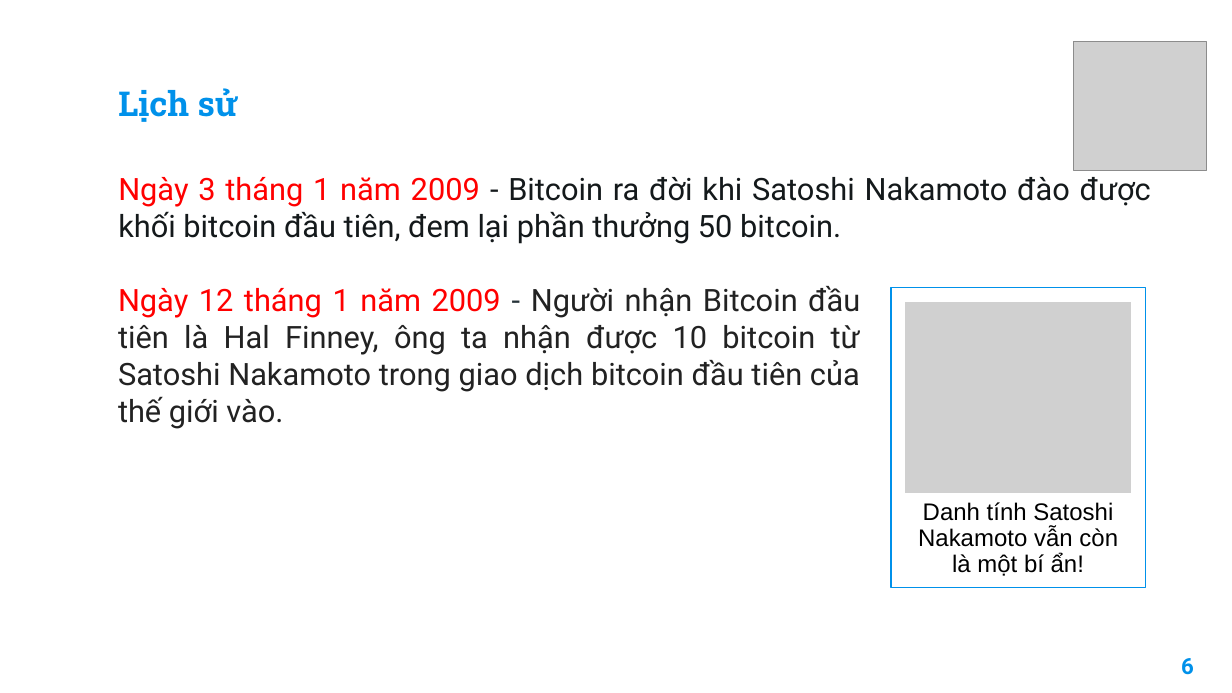
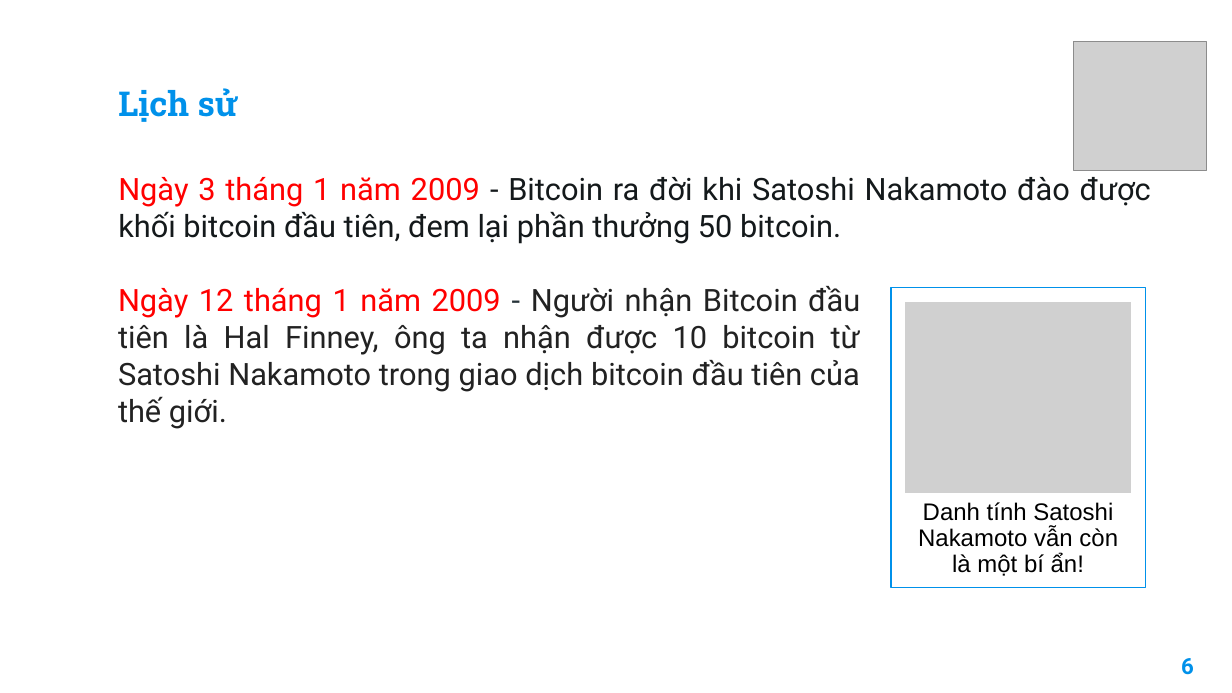
Before and after one commit to TccKaiCi/blockChainWallet, a slide deck: slide 7 of atbmhttt2.pptx. Drawn at 1232x693 pixels with LibreOffice and Linux fonts; fonts in the diff are those of the drawing; grey boxes stand for pictures; background and template pictures are left out. Boxes give left, top, right and bottom in pixels: in the first picture for what was removed or moved away, otherwise in the second. Text is boxed around its words. In the diff, an @@ line names an element or a change of style, - is before the commit and + after.

```diff
--- a/atbmhttt2.pptx
+++ b/atbmhttt2.pptx
@@ text at [118,286,860,392]: text changed @@
-Ngày 12 tháng 1 năm 2009 - Người nhận Bitcoin đầu tiên là Hal Finney, ông ta nhận được 10 bitcoin từ Satoshi Nakamoto trong giao dịch bitcoin đầu tiên của thế giới vào.
+Ngày 12 tháng 1 năm 2009 - Người nhận Bitcoin đầu tiên là Hal Finney, ông ta nhận được 10 bitcoin từ Satoshi Nakamoto trong giao dịch bitcoin đầu tiên của thế giới.
```
Also in this commit, not shown: 3 other slides changed, 1 slide added.
